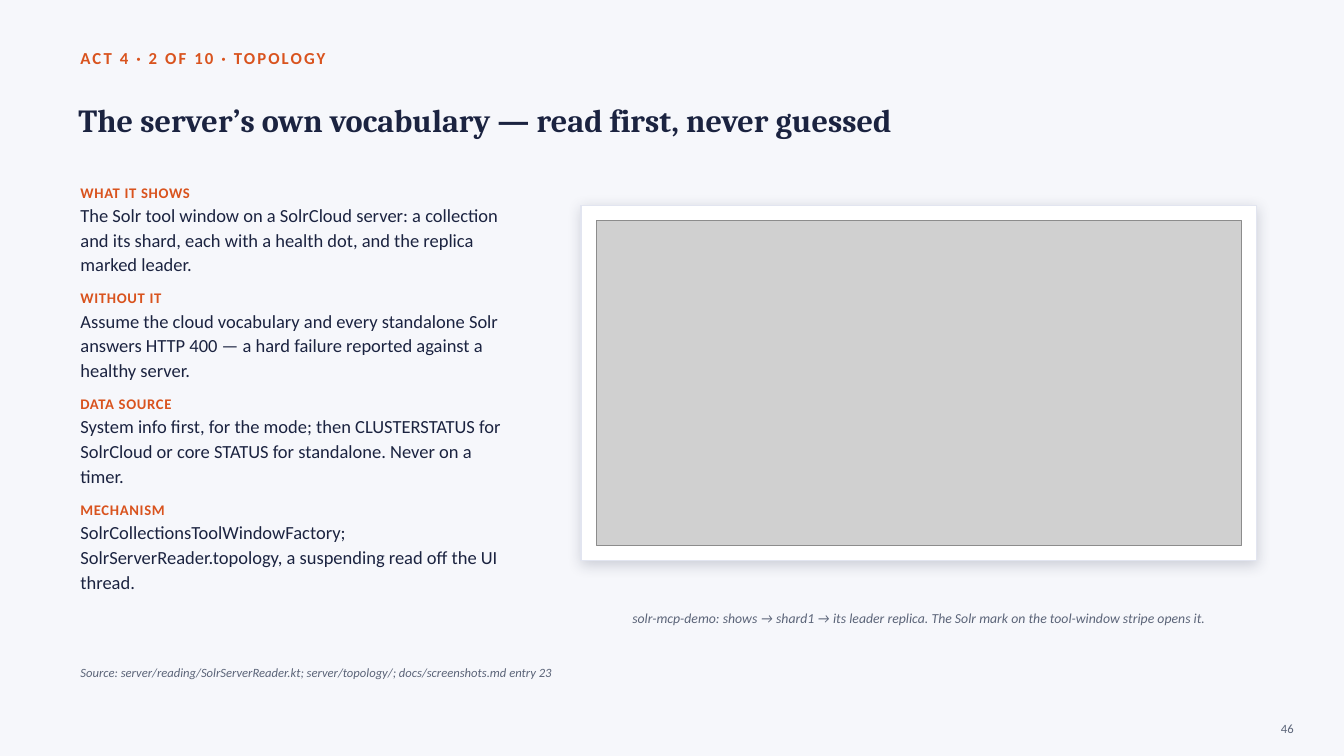
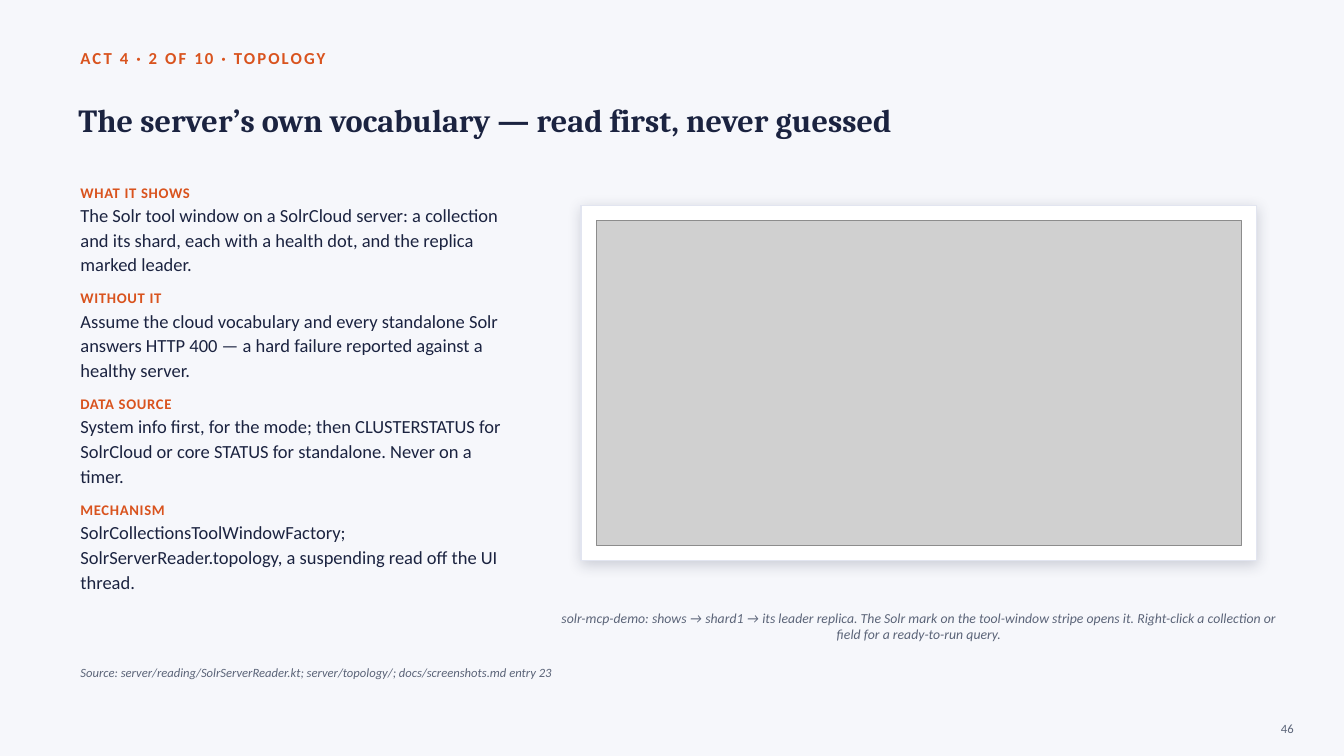
Before and after one commit to adityamparikh/solr-intellij-plugin, a slide deck: slide 46 of docs/presentation/solr-intellij-plugin.pptx. Drawn at 1344x756 pixels with LibreOffice and Linux fonts; fonts in the diff are those of the drawing; grey boxes stand for pictures. Boxes give left, top, right and bottom in pixels: in the first picture for what was removed or moved away, otherwise in the second. Text is boxed around its words. In the diff, an @@ line names an element or a change of style, - is before the commit and + after.

```diff
--- a/docs/presentation/solr-intellij-plugin.pptx
+++ b/docs/presentation/solr-intellij-plugin.pptx
@@ text at (561, 613, 1276, 641): text changed @@
-solr-mcp-demo: shows → shard1 → its leader replica. The Solr mark on the tool-window stripe opens it.
+solr-mcp-demo: shows → shard1 → its leader replica. The Solr mark on the tool-window stripe opens it. Right-click a collection or field for a ready-to-run query.
```
Also in this commit, not shown: 5 other slides changed, 2 other files.
